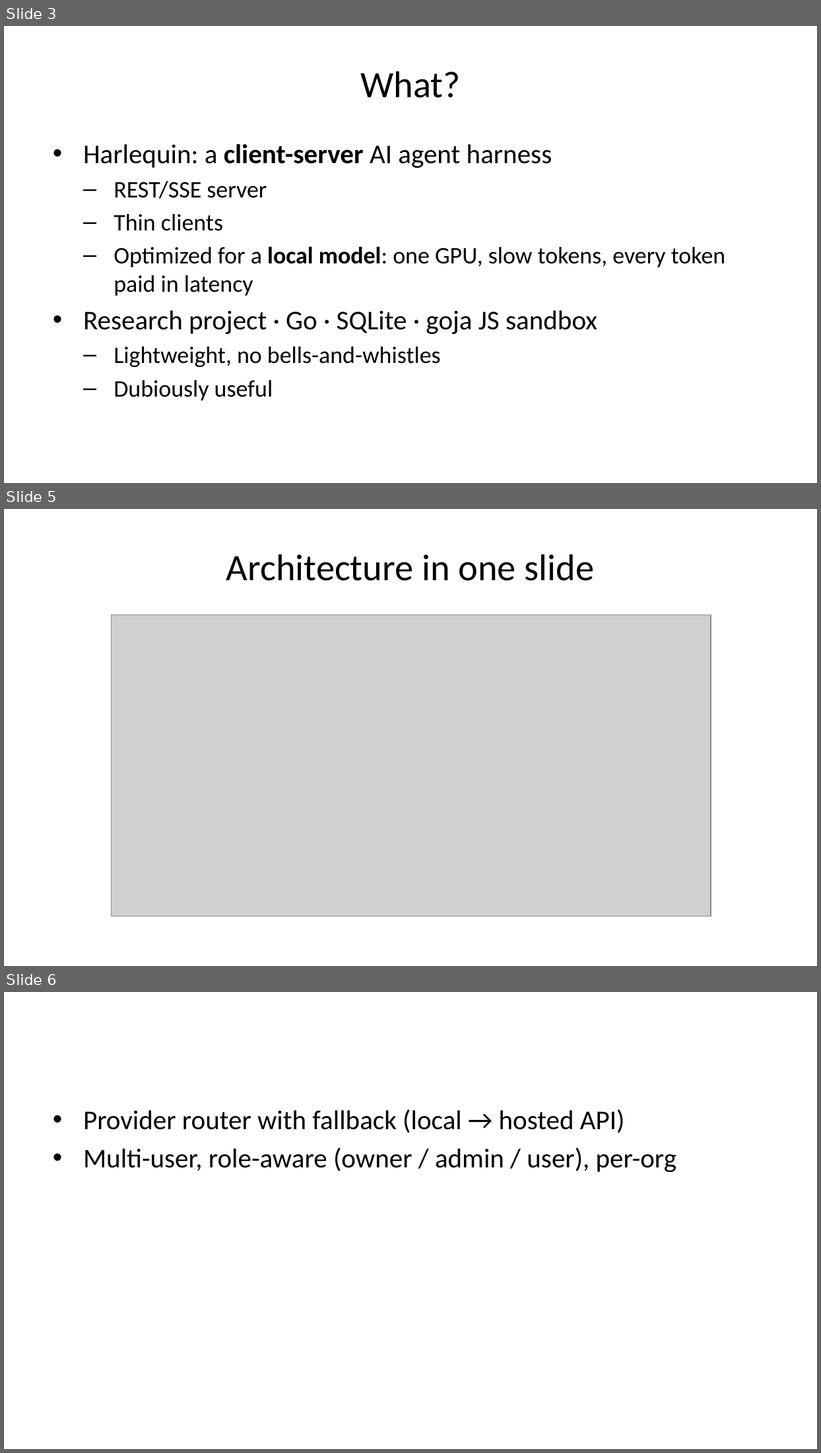
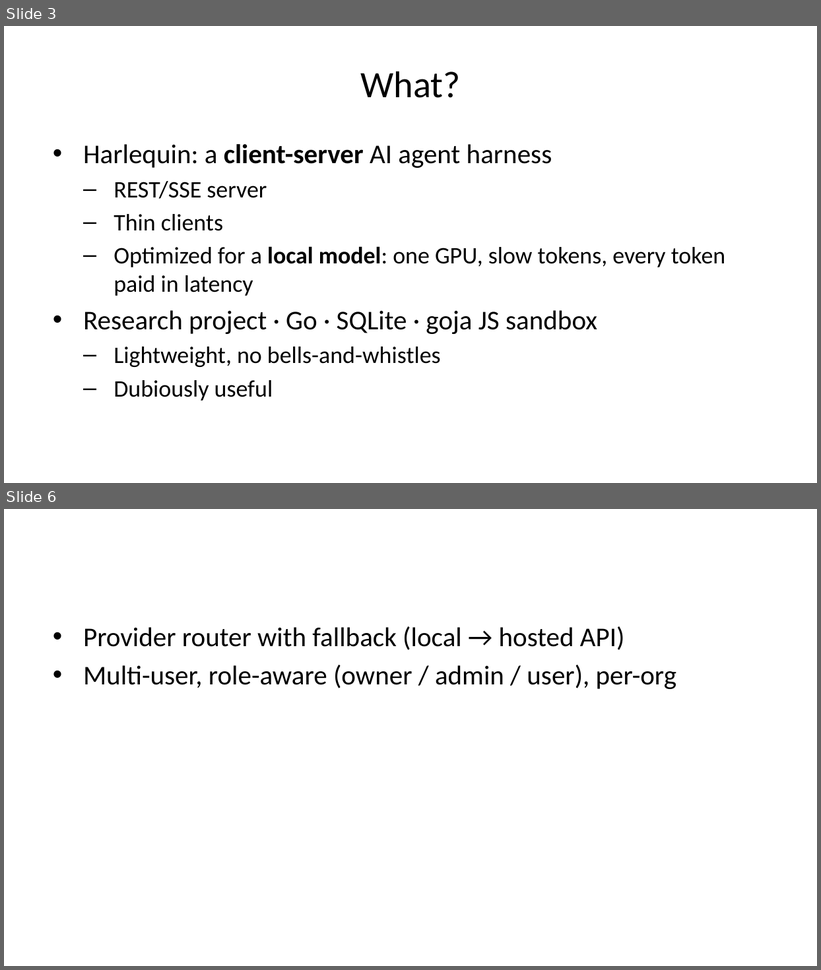
Before and after one commit to ivoras/harlequin, a slide deck: docs/croai2026/slides-pptx.pptx. Shown one above the other, each under a label of ours: slides 3, 5 and 6 before the commit, slides 3 and 6 after it; the slides between them are not shown. The pictures are 821x1453 and 821x970 pixels, drawn with LibreOffice and Linux fonts; fonts in the diff are those of the drawing; grey boxes stand for pictures. Boxes give left, top, right and bottom in pixels: in the first picture for what was removed or moved away, otherwise in the second. Text is boxed around its words. In the diff, an @@ line names an element or a change of style, - is before the commit and + after.

```diff
--- a/docs/croai2026/slides-pptx.pptx
+++ b/docs/croai2026/slides-pptx.pptx
@@ slide 5 removed at (4,509,817,966), background #FFFFFF @@
@@ title removed at (226,554,595,581) @@
-Architecture in one slide
@@ picture removed at (112,615,712,917) @@
```
Also in this commit, not shown: 7 slides changed, 1 slide added, 1 other file.
